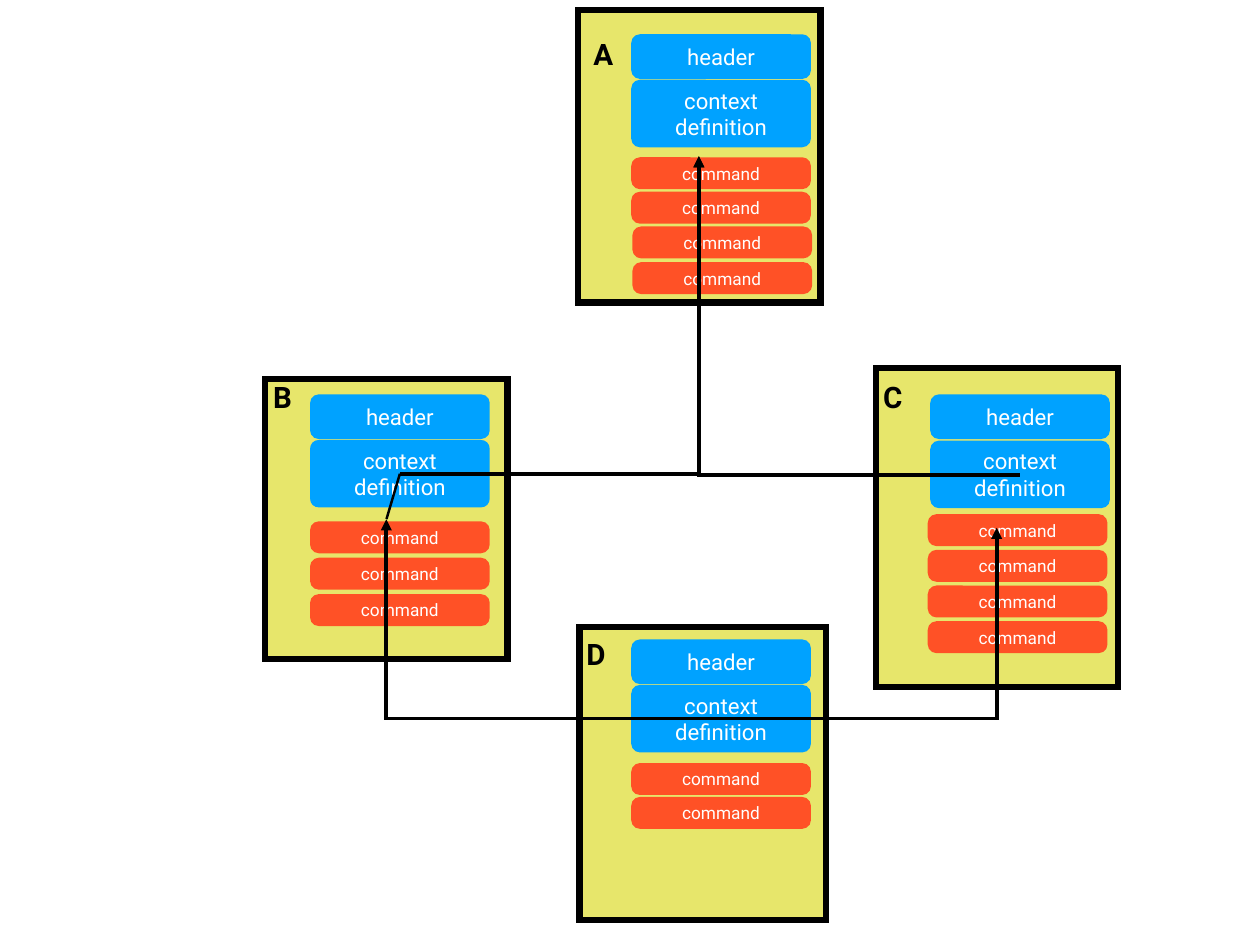
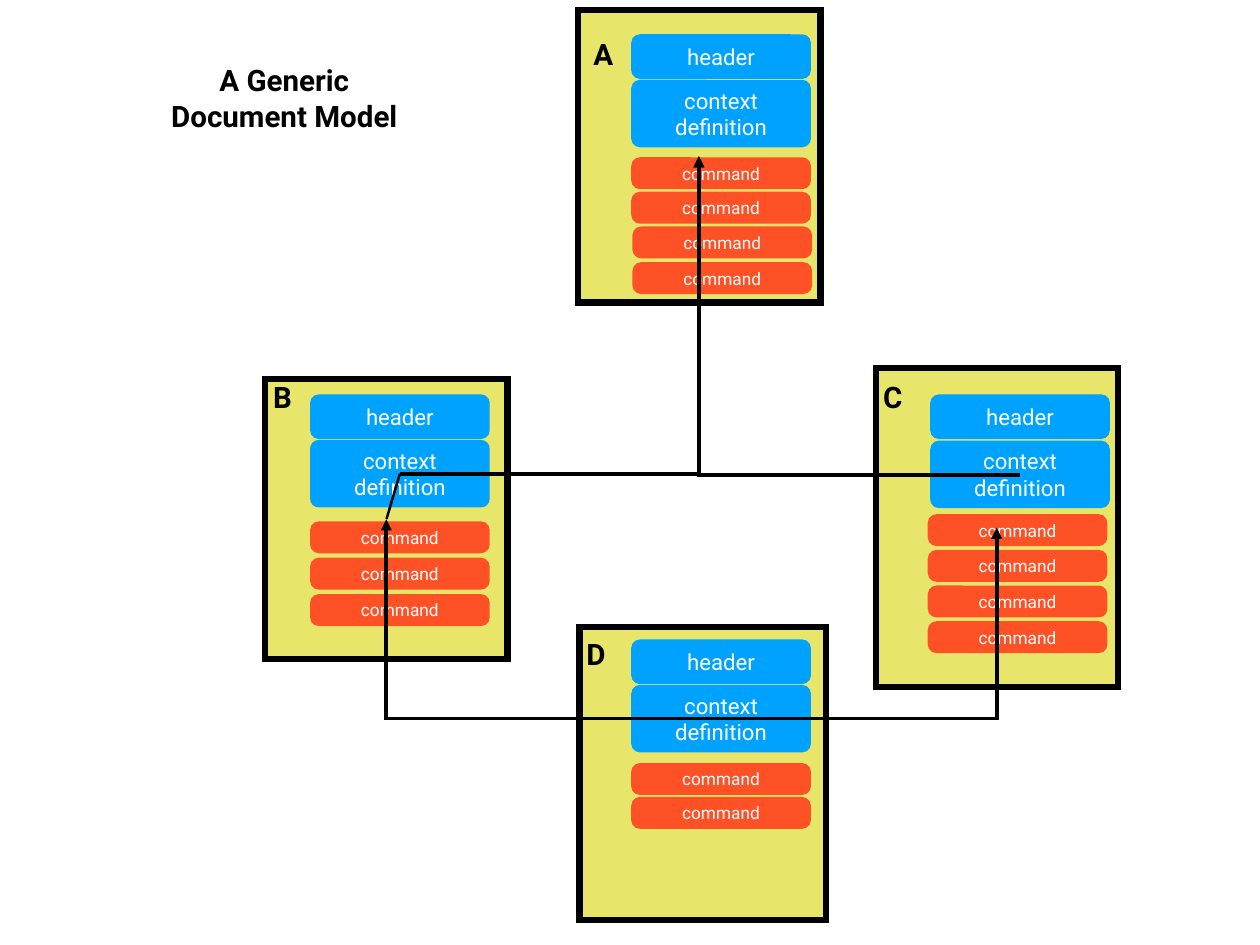
Before and after one commit to logicalhacking/Isabelle_DOF, a slide deck: slide 2 of Isabelle_DOF/document/figures/document-model.pptx (slide 1 before the commit). Drawn at 1260x945 pixels with LibreOffice and Linux fonts; fonts in the diff are those of the drawing. Boxes give left, top, right and bottom in pixels: in the first picture for what was removed or moved away, otherwise in the second. Text is boxed around its words. In the diff, an @@ line names an element or a change of style, - is before the commit and + after.

Commit message:
added diag 'integrated document'

```diff
--- a/Isabelle_DOF/document/figures/document-model.pptx
+++ b/Isabelle_DOF/document/figures/document-model.pptx
@@ text added at bbox=[171, 69, 397, 128], 24 pt, text #000000, bold @@
+A Generic
+Document Model
```
Also in this commit, not shown: 4 other slides changed, 1 slide added, 2 other files.
